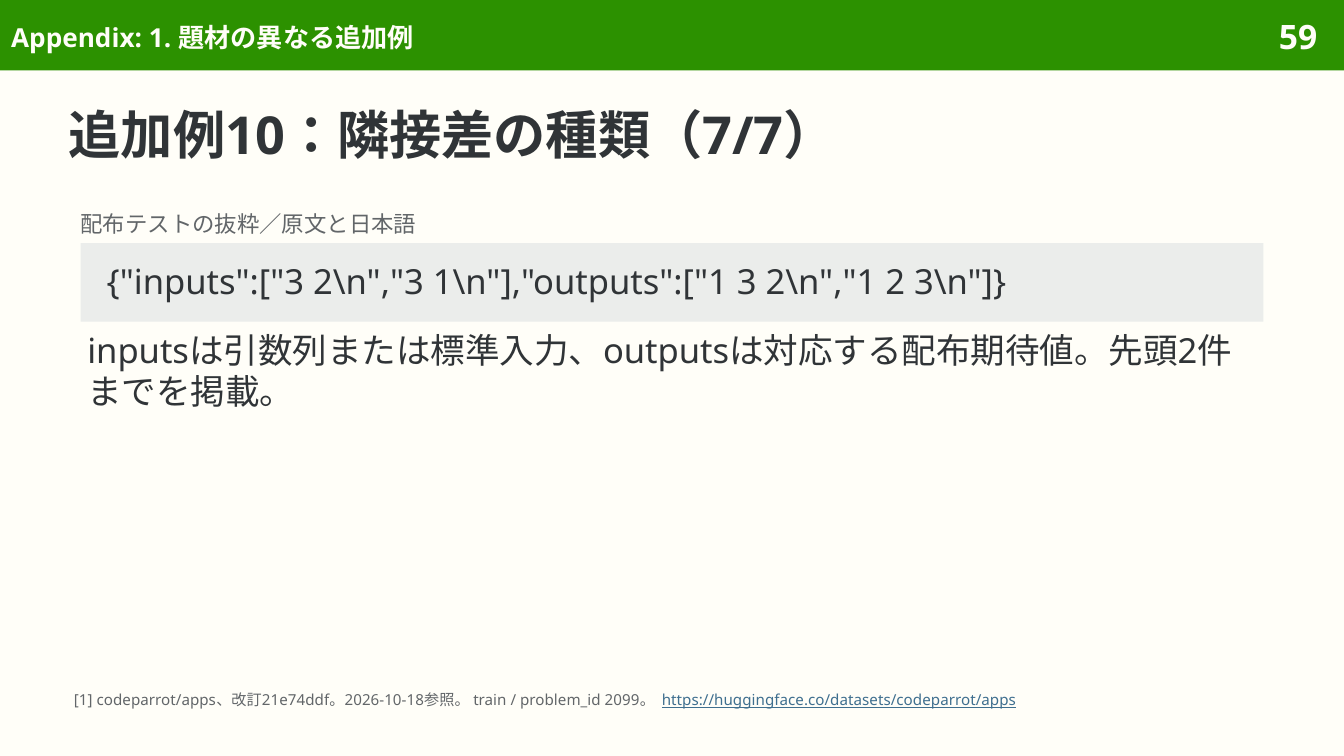
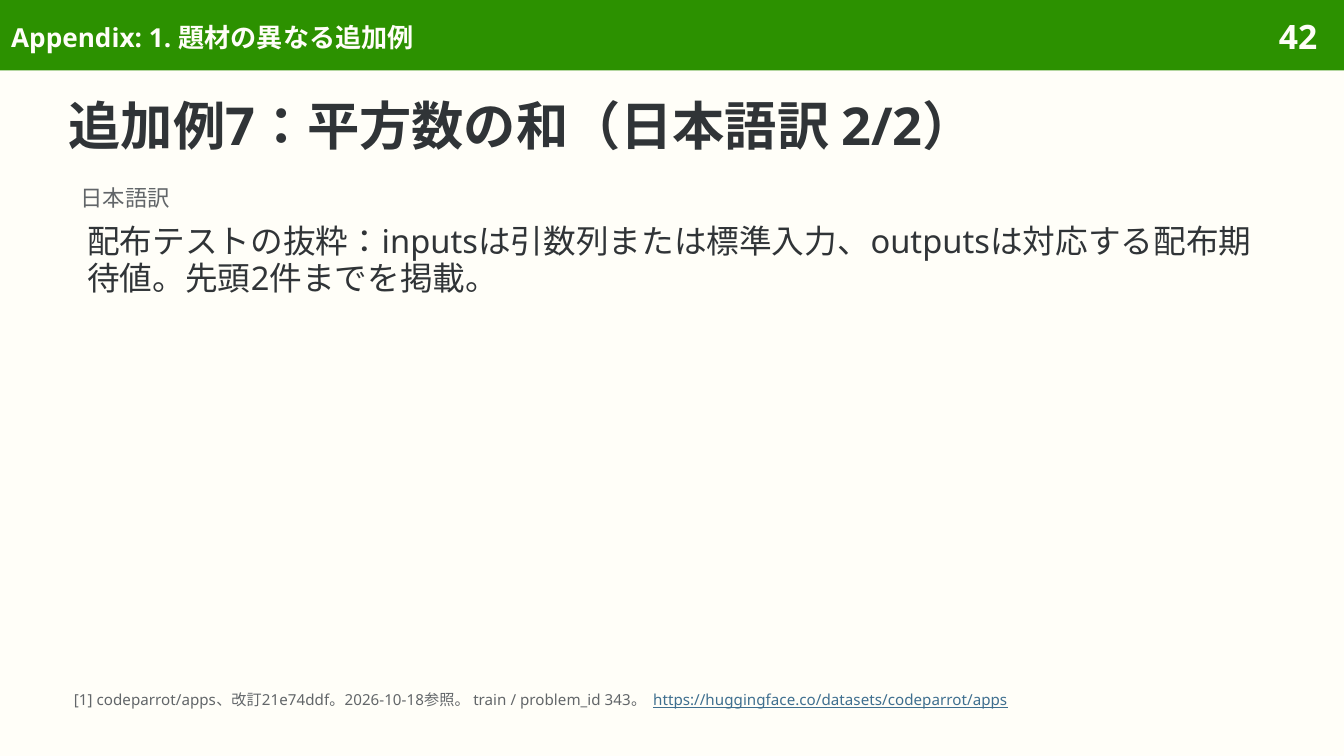
Before and after one commit to sasakiy84/datasets-in-10-minutes, a slide deck: slide 42 of slides/datasets-in-10-minutes-apps.pptx (slide 59 before the commit). Drawn at 1344x756 pixels with LibreOffice and Linux fonts; fonts in the diff are those of the drawing. Boxes give left, top, right and bottom in pixels: in the first picture for what was removed or moved away, otherwise in the second. Text is boxed around its words. In the diff, an @@ line names an element or a change of style, - is before the commit and + after.

Commit message:
Reflow apps examples with complete originals first

```diff
--- a/slides/datasets-in-10-minutes-apps.pptx
+++ b/slides/datasets-in-10-minutes-apps.pptx
@@ page number at (1279,24,1317,49): text changed @@
-59
+42
@@ title at (69,100,975,150): text changed @@
-追加例10：隣接差の種類（7/7）
+追加例7：平方数の和（日本語訳 2/2）
@@ text added at (81,187,171,208), 12 pt, text #626669 @@
+日本語訳
@@ text removed at (81,213,417,234) @@
-配布テストの抜粋／原文と日本語
@@ text at (87,225,1251,293): text changed; size 18.5 to 17.5 pt @@
-inputsは引数列または標準入力、outputsは対応する配布期待値。先頭2件までを掲載。
+配布テストの抜粋：inputsは引数列または標準入力、outputsは対応する配布期待値。先頭2件までを掲載。
@@ rectangle removed at (81,243,1263,321) @@
-{"inputs":["3 2\n","3 1\n"],"outputs":["1 3 2\n","1 2 3\n"]}
@@ text at (74,692,1007,709): text changed @@
-[1] codeparrot/apps、改訂21e74ddf。2026-10-18参照。 train / problem_id 2099。 https://huggingface.co/datasets/codeparrot/apps
+[1] codeparrot/apps、改訂21e74ddf。2026-10-18参照。 train / problem_id 343。 https://huggingface.co/datasets/codeparrot/apps
```
Also in this commit, not shown: 27 other slides changed, 2 slides removed, 9 other files.
